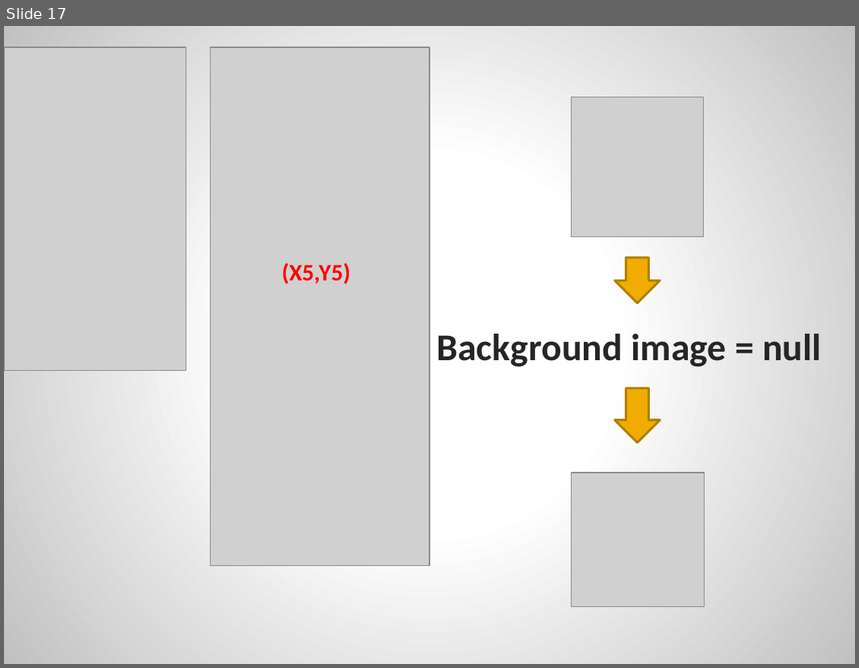
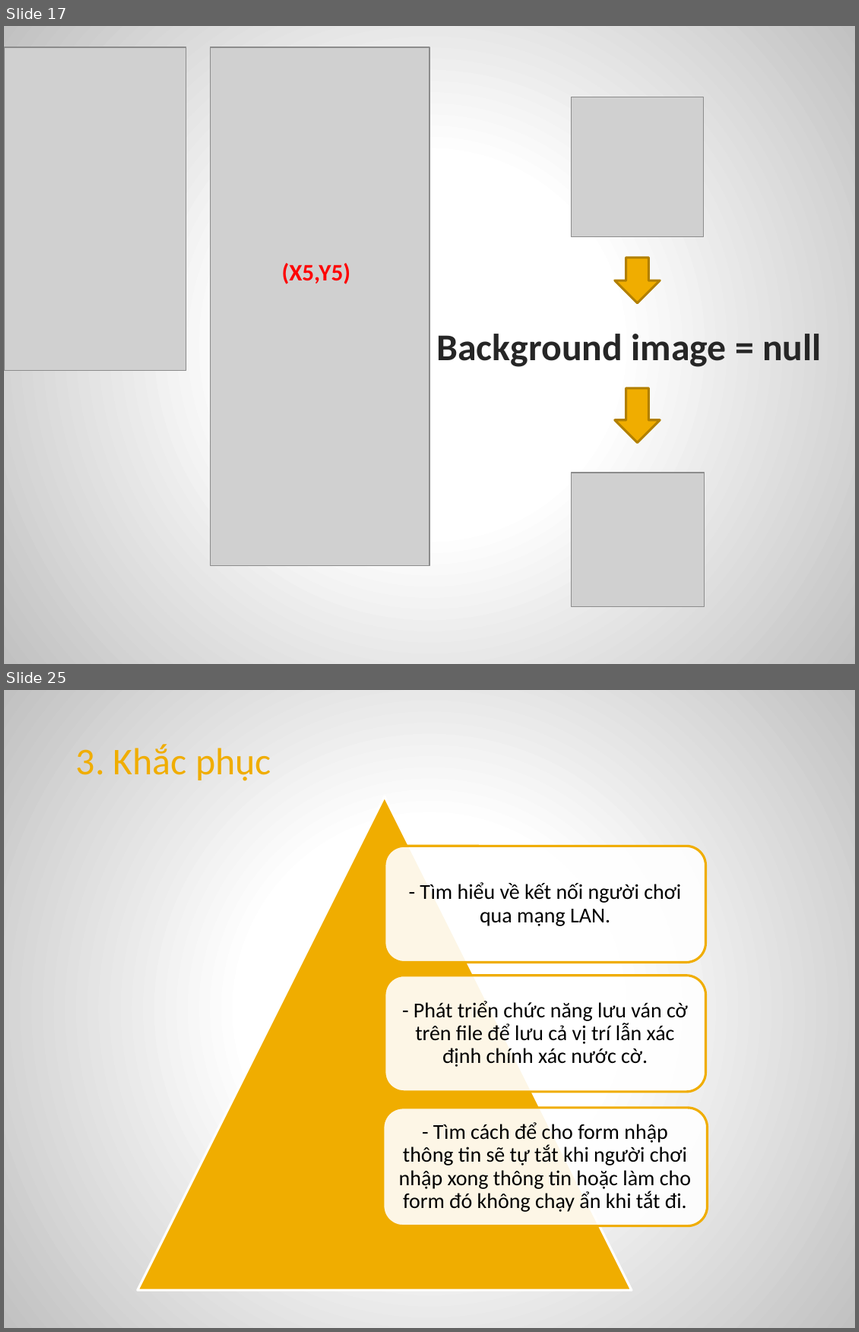
Before and after one commit to MrXiX/CARO-2-NGUOI, a slide deck: doancarohki1819.pptx. Shown one above the other, each under a label of ours: slide 17 before the commit, slides 17 and 25 after it; the slides between them are not shown. The pictures are 859x668 and 859x1332 pixels, drawn with LibreOffice and Linux fonts; fonts in the diff are those of the drawing; grey boxes stand for pictures. Boxes give left, top, right and bottom in pixels: in the first picture for what was removed or moved away, otherwise in the second. Text is boxed around its words. In the diff, an @@ line names an element or a change of style, - is before the commit and + after.

```diff
--- a/doancarohki1819.pptx
+++ b/doancarohki1819.pptx
@@ slide 25 added at (4, 690, 855, 1328), background gradient #FFFFFF to #C1C1C1 @@
@@ text added at (76, 744, 271, 781), 32 pt, text #F0AD00 @@
+3. Khắc phục
@@ group added at (138, 796, 707, 1291): 3 rounded rectangles, 3 texts, 1 triangle @@
+- Tìm hiểu về kết nối người chơi qua mạng LAN.
+- Phát triển chức năng lưu ván cờ trên file để lưu cả vị trí lẫn xác định chính xác nước cờ.
+- Tìm cách để cho form nhập thông tin sẽ tự tắt khi người chơi nhập xong thông tin hoặc làm cho form đó không chạy ẩn khi tắt đi.
```
Also in this commit, not shown: 7 slides changed, 6 other slides added, 6 slides removed, 2 other files.
